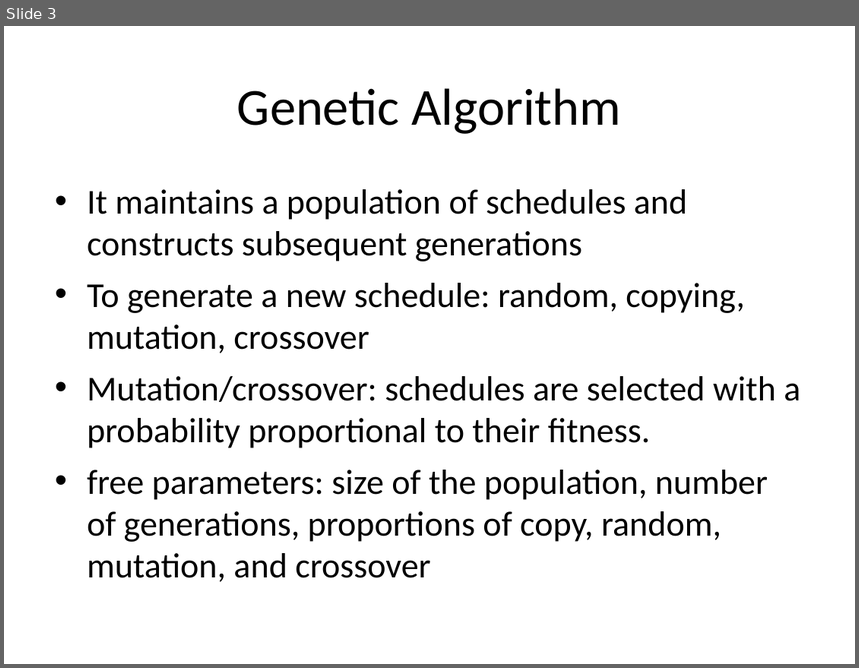
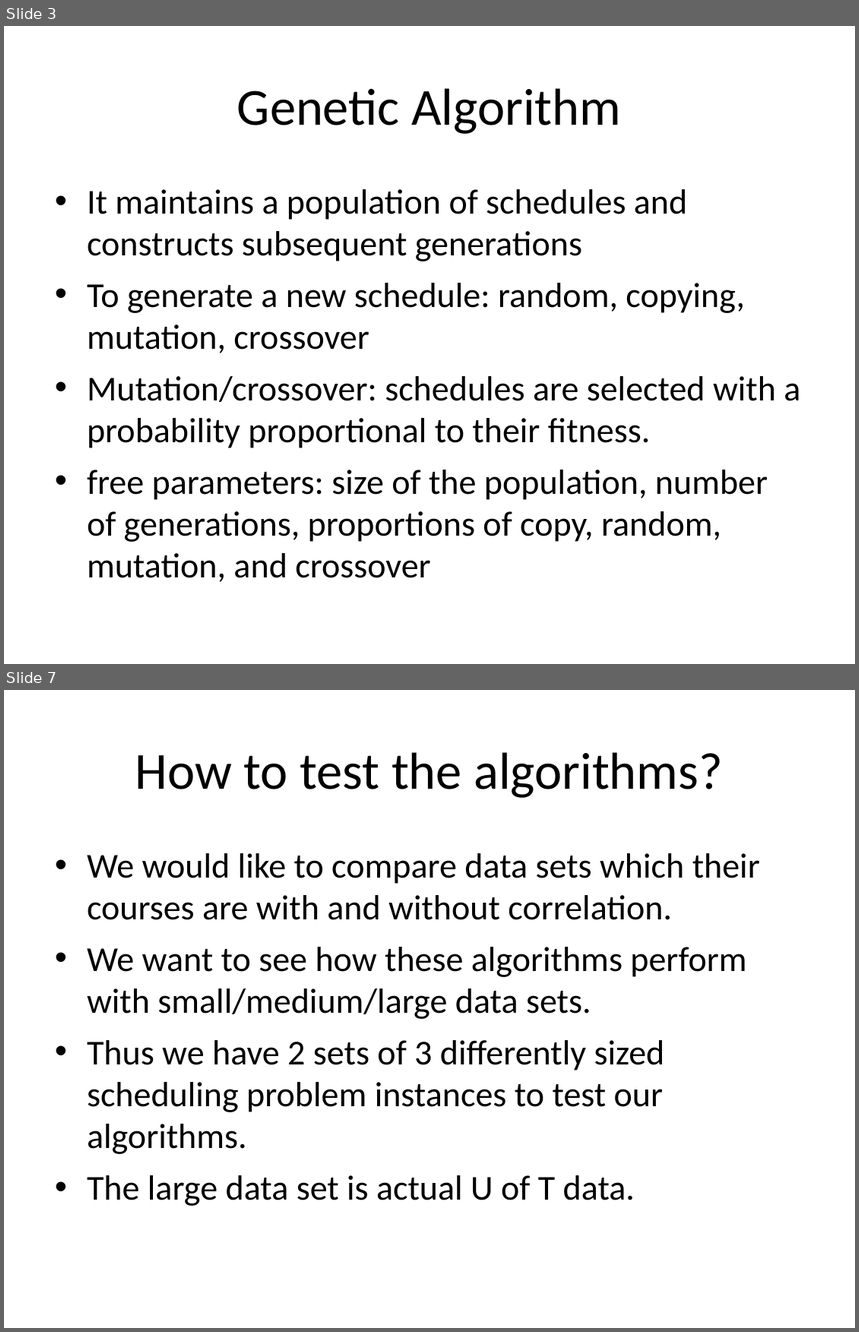
Before and after one commit to putrakoreng/csc384-genetic-algorithms-project, a slide deck: GA_TestBench/Data Files/presentation.ppt. Shown one above the other, each under a label of ours: slide 3 before the commit, slides 3 and 7 after it; the slides between them are not shown. The pictures are 859x668 and 859x1332 pixels, drawn with LibreOffice and Linux fonts; fonts in the diff are those of the drawing. Boxes give left, top, right and bottom in pixels: in the first picture for what was removed or moved away, otherwise in the second. Text is boxed around its words. In the diff, an @@ line names an element or a change of style, - is before the commit and + after.

```diff
--- a/GA_TestBench/Data Files/presentation.ppt
+++ b/GA_TestBench/Data Files/presentation.ppt
@@ slide 7 added at <box>4,690,855,1328</box>, background #FFFFFF @@
@@ title added at <box>135,752,723,798</box>, 44 pt, text #000000 @@
+How to test the algorithms?
@@ text added at <box>87,853,760,1206</box>, 29.6 pt, text #000000 @@
+• We would like to compare data sets which their courses are with and without correlation.
+• We want to see how these algorithms perform with small/medium/large data sets.
+• Thus we have 2 sets of 3 differently sized scheduling problem instances to test our algorithms.
+• The large data set is actual U of T data.
```
Also in this commit, not shown: 2 slides changed, 2 other slides added, 1 slide removed.
